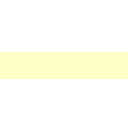
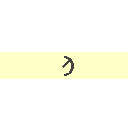
Revision of a layered 128×128 image; what changed, layer by layer:
added layer "Layer 5" above "Layer 3" over [62, 58, 72, 68]
added layer "Layer 3" above "Layer 2" over [64, 56, 74, 76]
